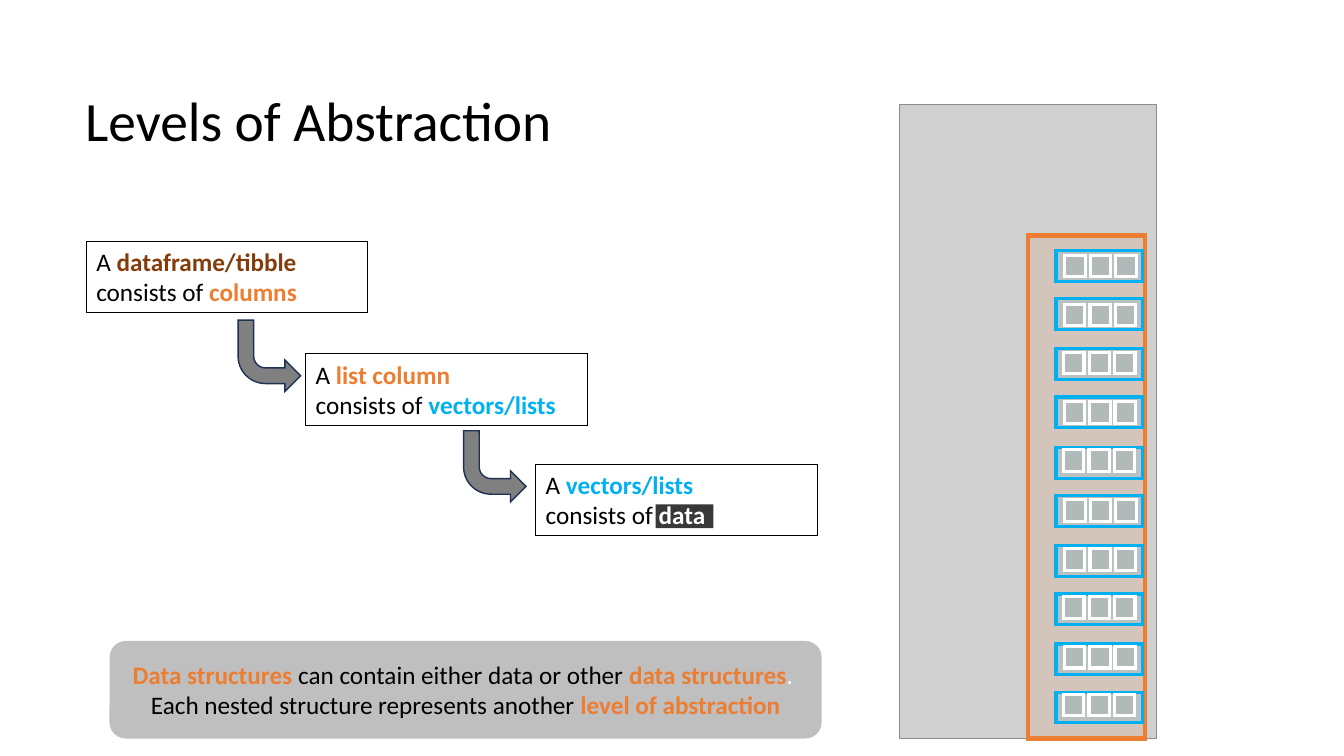
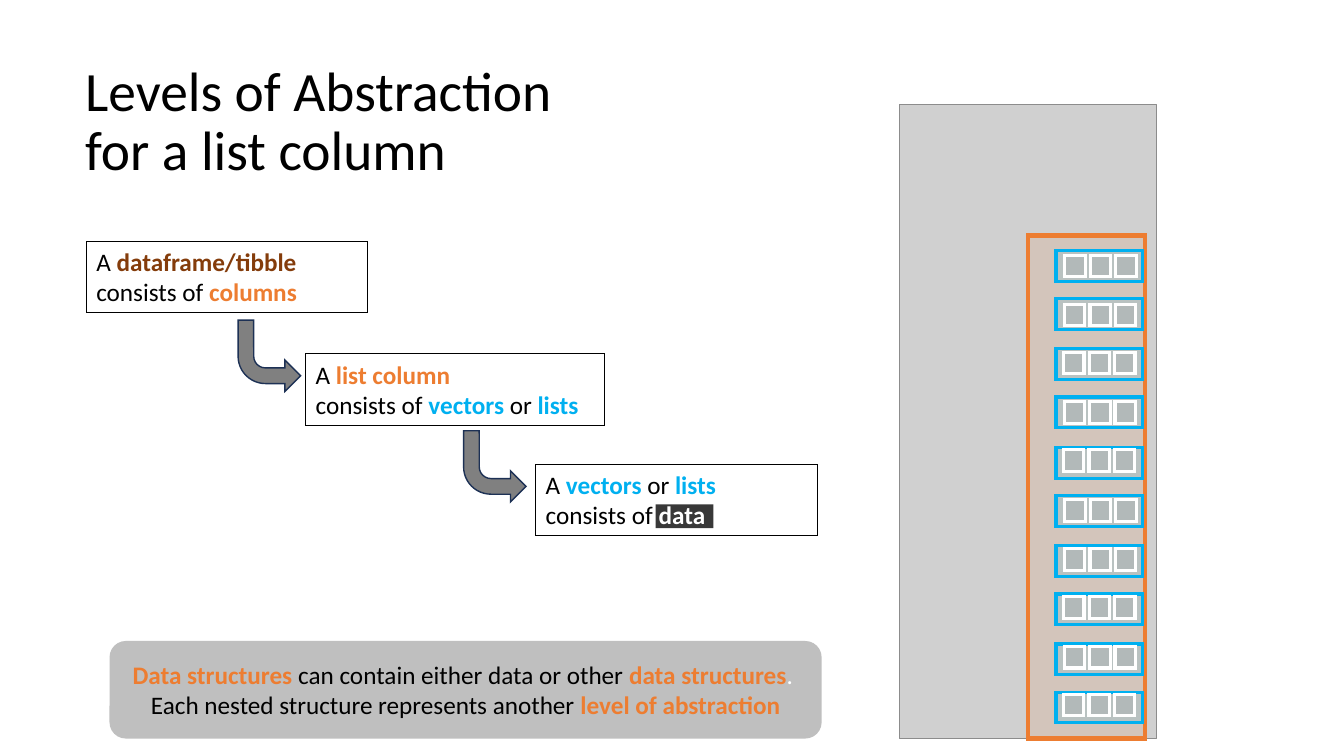
Before and after one commit to yardsale8/probability_simulations_in_R, a slide deck: slide 3 of img/images.pptx (slide 2 before the commit). Drawn at 1344x756 pixels with LibreOffice and Linux fonts; fonts in the diff are those of the drawing; grey boxes stand for pictures. Boxes give left, top, right and bottom in pixels: in the first picture for what was removed or moved away, otherwise in the second. Text is boxed around its words. In the diff, an @@ line names an element or a change of style, - is before the commit and + after.

```diff
--- a/img/images.pptx
+++ b/img/images.pptx
@@ title at [85, 72, 551, 171]: text changed @@
-Levels of Abstraction
+Levels of Abstraction
+for a list column
@@ rectangle "A list column": place and size @@
-rectangle "A list column" at [306, 354, 587, 425]
+rectangle "A list column" at [306, 354, 605, 425]
@@ text in rectangle at [316, 396, 579, 415]: text changed; text colour #00B0F0 to #000000; bold off @@
-consists of vectors/lists
+consists of vectors or lists
@@ text in rectangle at [546, 476, 716, 495]: text changed @@
-A vectors/lists
+A vectors or lists
```
Also in this commit, not shown: 1 other slide changed, 5 slides added, 2 other files.
